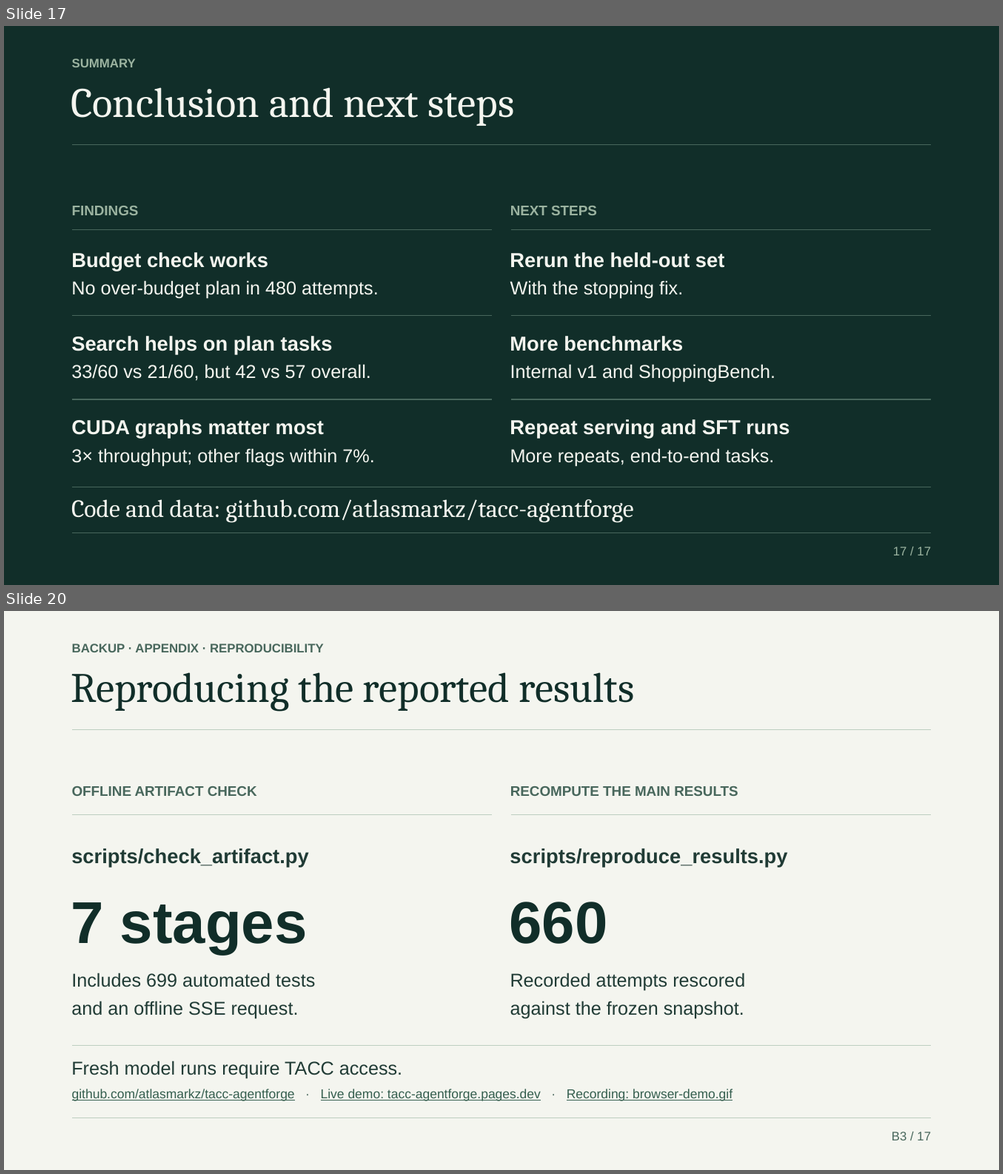
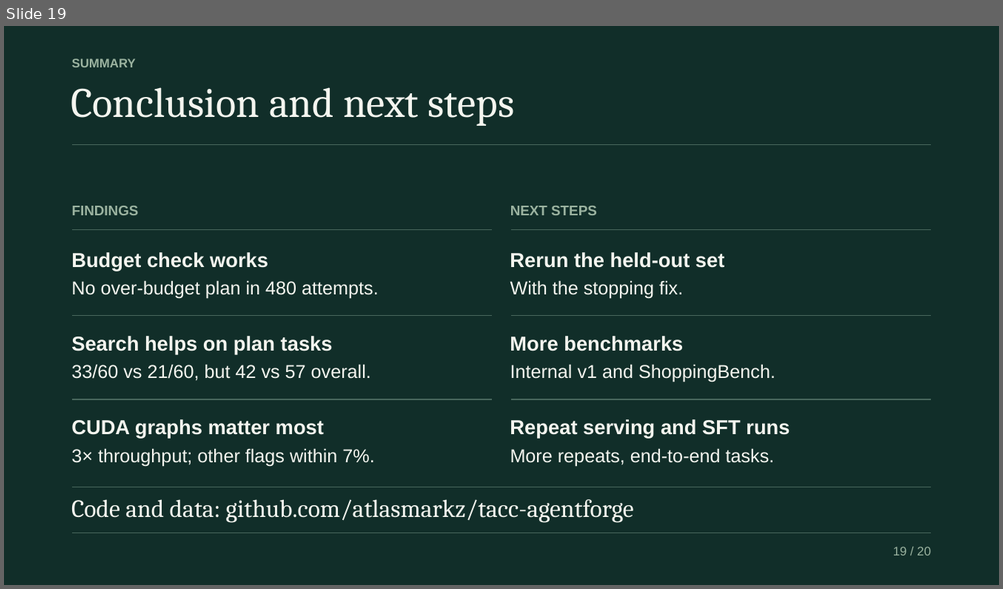
Before and after one commit to atlasmarkz/tacc-agentforge, a slide deck: output/presentation/agentforge_v4.pptx. Shown one above the other, each under a label of ours: slides 17 and 20 before the commit, slide 19 after it; the slides between them are not shown. The pictures are 1003x1174 and 1003x589 pixels, drawn with LibreOffice and Linux fonts; fonts in the diff are those of the drawing. Boxes give left, top, right and bottom in pixels: in the first picture for what was removed or moved away, otherwise in the second. Text is boxed around its words. In the diff, an @@ line names an element or a change of style, - is before the commit and + after.

Commit message:
docs: update AgentForge presentation and PDF

```diff
--- a/output/presentation/agentforge_v4.pptx
+++ b/output/presentation/agentforge_v4.pptx
@@ slide 20 removed at <box>4,611,999,1170</box>, background #F4F5EF @@
@@ text removed at <box>72,644,324,652</box> @@
-BACKUP · APPENDIX · REPRODUCIBILITY
@@ text removed at <box>71,672,634,712</box> @@
-Reproducing the reported results
@@ freeform shape removed at <box>73,729,930,730</box> @@
@@ group removed at <box>71,786,492,1019</box>: 4 texts, 1 freeform shape @@
-OFFLINE ARTIFACT CHECK
-scripts/check_artifact.py
-7 stages
-Includes 699 automated tests
-and an offline SSE request.
@@ group removed at <box>509,786,930,1019</box>: 4 texts, 1 freeform shape @@
-RECOMPUTE THE MAIN RESULTS
-scripts/reproduce_results.py
-660
-Recorded attempts rescored
-against the frozen snapshot.
@@ freeform shape removed at <box>73,1046,930,1047</box> @@
@@ text removed at <box>71,1061,402,1079</box> @@
-Fresh model runs require TACC access.
@@ text removed at <box>72,1089,732,1102</box> @@
-github.com/atlasmarkz/tacc-agentforge · Live demo: tacc-agentforge.pages.dev · Recording: browser-demo.gif
@@ freeform shape removed at <box>73,1119,930,1119</box> @@
@@ text removed at <box>891,1132,930,1141</box> @@
-B3 / 17
@@ what was slide 17 is now slide 19 @@
@@ slide 19 changed as well @@
@@ text at <box>893,547,930,556</box>: text changed @@
-17 / 17
+19 / 20
```
Also in this commit, not shown: 9 other slides changed, 10 slides added, 9 other slides removed, 1 other file.
